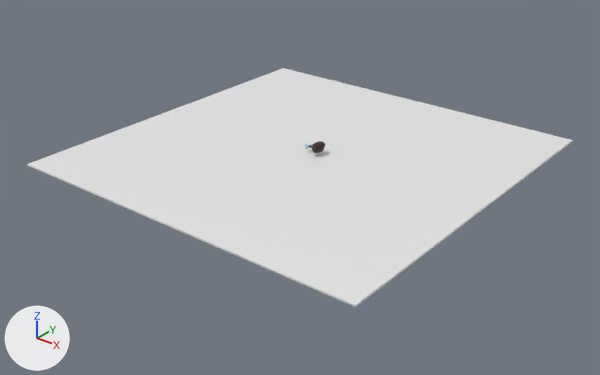
The glTF model assets/models/Feisar.gltf, before and after one commit.
Before and after are seen from a 50 mm camera at (622.0, -796.0, 431.0) aimed at (22.0, -46.0, -35.0). The lights are fixed; the arrows at lower left show +X, +Y and +Z.

Objects in the first picture: 'Ground', 'Rock'.
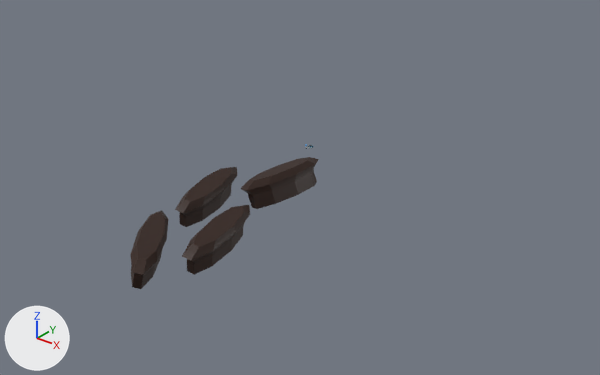
What the commit changed:
Object 'Ground' (ob_ground) is deleted.
Object 'Rock' (ob_rock) moves from (0.0, 0.0, 0.0) to (0.0, -91.0, -13.8).
Object 'Rock' (ob_rock) turns from (0, 0, 0) to (0, -8.4, -7) degrees about x, y and z.
Object 'Rock' (ob_rock) is rescaled from (1.0, 1.0, 1.0) to (2.19, 5.5, 2.19).
Object 'Rock.003' (ob_rock_003) is new; it shows me_cylinder.
Its location is (-7.1, -320.2, -5.9).
Its rotation in degrees is (2.5, 14, 37).
Its scale is (2.19, 5.5, 2.19).
Object 'Rock.002' (ob_rock_002) is new; it shows me_cylinder.
Its location is (26.9, -244.3, -7.0).
Its rotation in degrees is (2.1, 13, 12).
Its scale is (2.19, 5.5, 2.19).
Object 'Rock.001' (ob_rock_001) is new; it shows me_cylinder.
Its location is (-55.6, -175.4, -8.0).
Its rotation in degrees is (2.1, 13, 12).
Its scale is (2.19, 5.5, 2.19).

Where the change shows, as pixel boxes (x1, y1, x2, y2) in the pictures (600 x 375 px):
'Ground', deleted: before (27, 68, 573, 307)
'Rock', moved, turned, rescaled: before (312, 141, 325, 153); after (241, 157, 319, 209)
'Rock.002', added: after (182, 205, 250, 275)
'Rock.001', added: after (175, 167, 237, 227)
'Rock.003', added (brown): after (130, 210, 168, 289)
